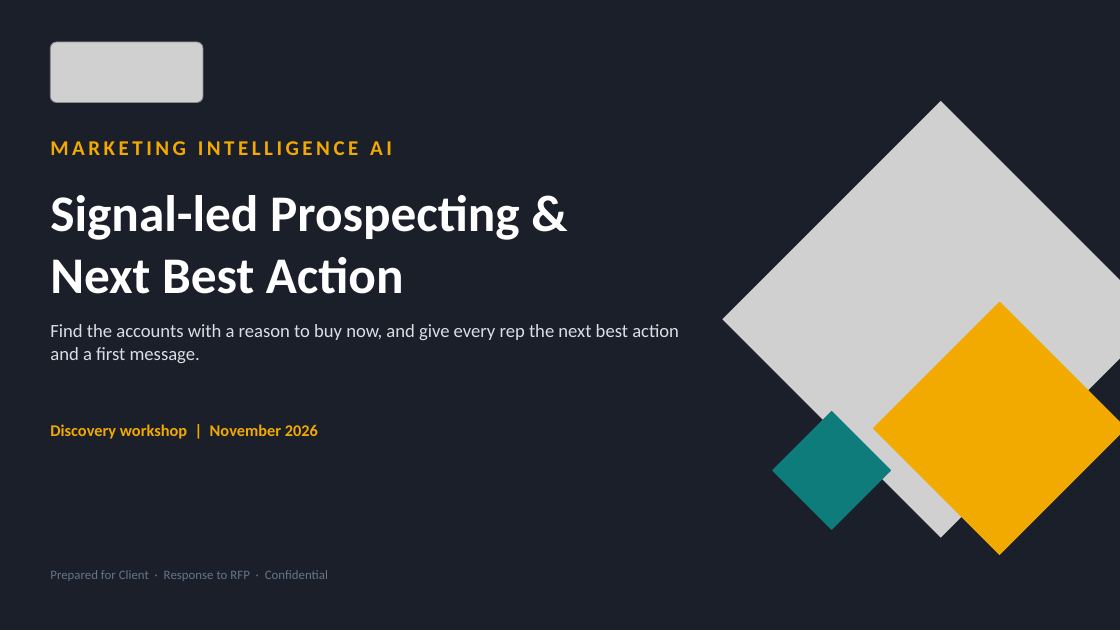
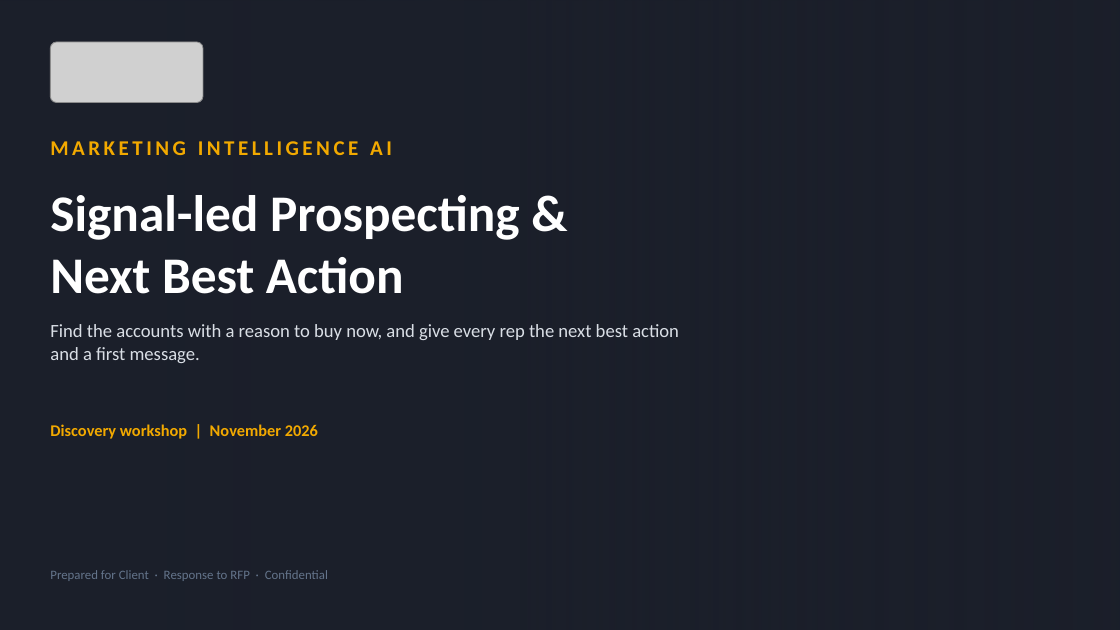
Before and after one commit to shantanusharma-commits/Demand-AI---POC, a slide deck: slide 1 of proposal/Marketing_Intelligence_AI_Pilot_Proposal.pptx. Drawn at 1120x630 pixels with LibreOffice and Linux fonts; fonts in the diff are those of the drawing; grey boxes stand for pictures; background and template pictures are left out. Boxes give left, top, right and bottom in pixels: in the first picture for what was removed or moved away, otherwise in the second. Text is boxed around its words. In the diff, an @@ line names an element or a change of style, - is before the commit and + after.

```diff
--- a/proposal/Marketing_Intelligence_AI_Pilot_Proposal.pptx
+++ b/proposal/Marketing_Intelligence_AI_Pilot_Proposal.pptx
@@ rectangle added at box(0, 0, 1120, 630), fill gradient #1B1F2A @@
@@ picture removed at box(723, 101, 1120, 538) @@
@@ diamond removed at box(874, 302, 1120, 555) @@
@@ diamond removed at box(773, 412, 891, 529) @@
```
